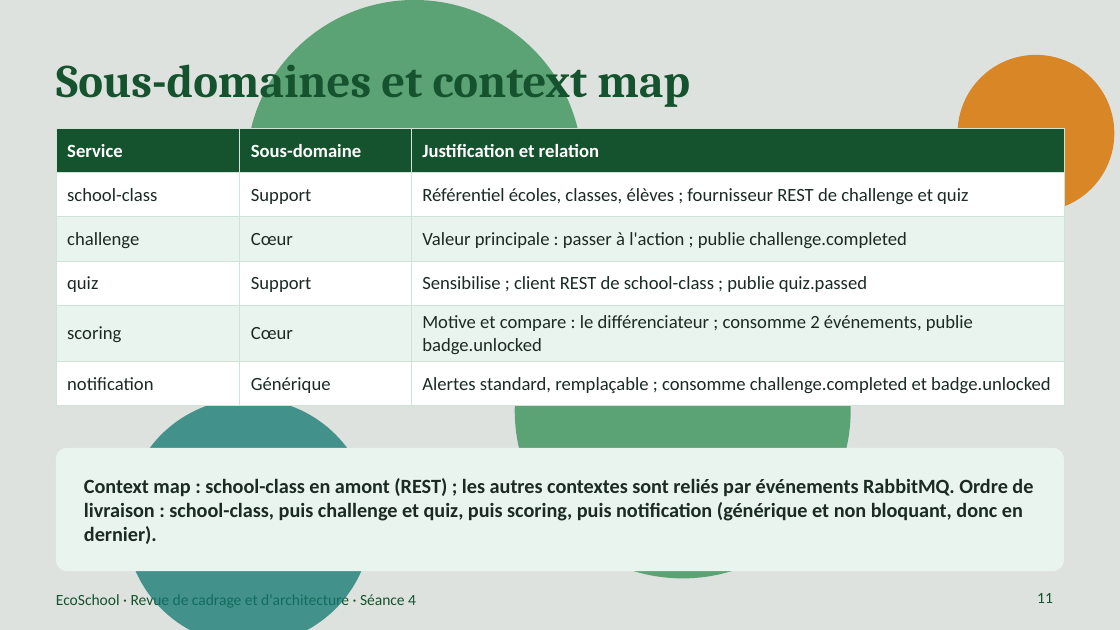
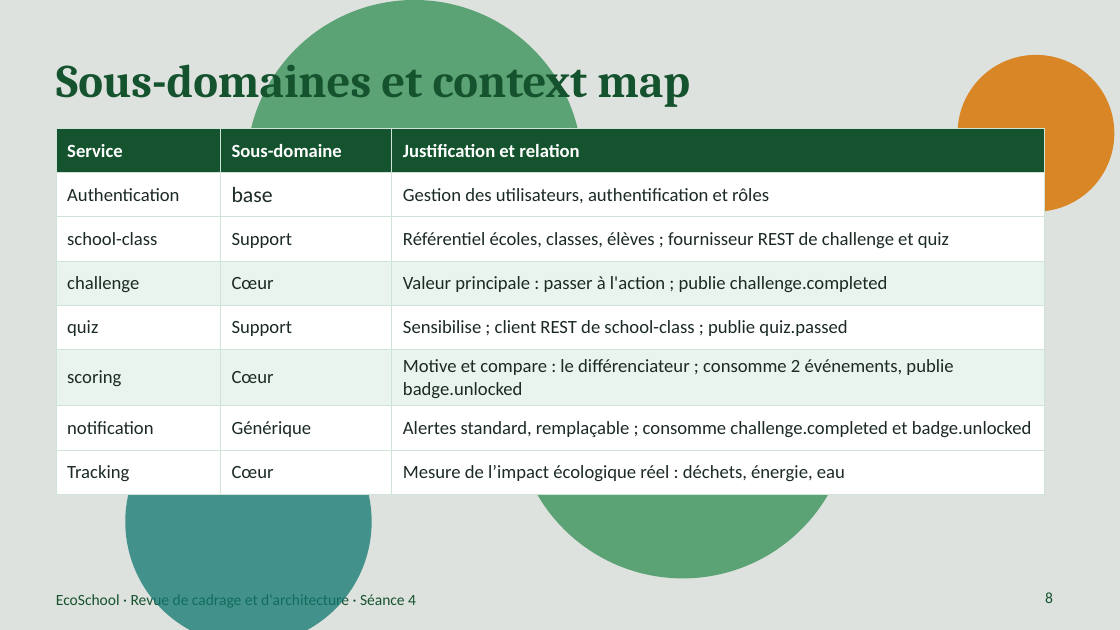
Before and after one commit to mustapha605/EcoSchool, a slide deck: slide 8 of Documentation/Presentation/EcoSchool_Presentation.pptx (slide 11 before the commit). Drawn at 1120x630 pixels with LibreOffice and Linux fonts; fonts in the diff are those of the drawing. Boxes give left, top, right and bottom in pixels: in the first picture for what was removed or moved away, otherwise in the second. Text is boxed around its words. In the diff, an @@ line names an element or a change of style, - is before the commit and + after.

```diff
--- a/Documentation/Presentation/EcoSchool_Presentation.pptx
+++ b/Documentation/Presentation/EcoSchool_Presentation.pptx
@@ table at (56,129,1045,494) @@
+row 2: Authentication | base | Gestion des utilisateurs, authentification et rôles
+row 8: Tracking | Cœur | Mesure de l’impact écologique réel : déchets, énergie, eau
@@ table: place and size @@
-table at (56,129,1064,405)
+table at (56,129,1045,494)
@@ rounded rectangle removed at (56,448,1064,571) @@
@@ text removed at (84,478,1033,544) @@
-Context map : school-class en amont (REST) ; les autres contextes sont reliés par événements RabbitMQ. Ordre de livraison : school-class, puis challenge et quiz, puis scoring, puis notification (générique et non bloquant, donc en dernier).
@@ page number at (1045,592,1053,603): text changed @@
-11
+8
```
Also in this commit, not shown: 13 other slides changed, 3 slides removed.
